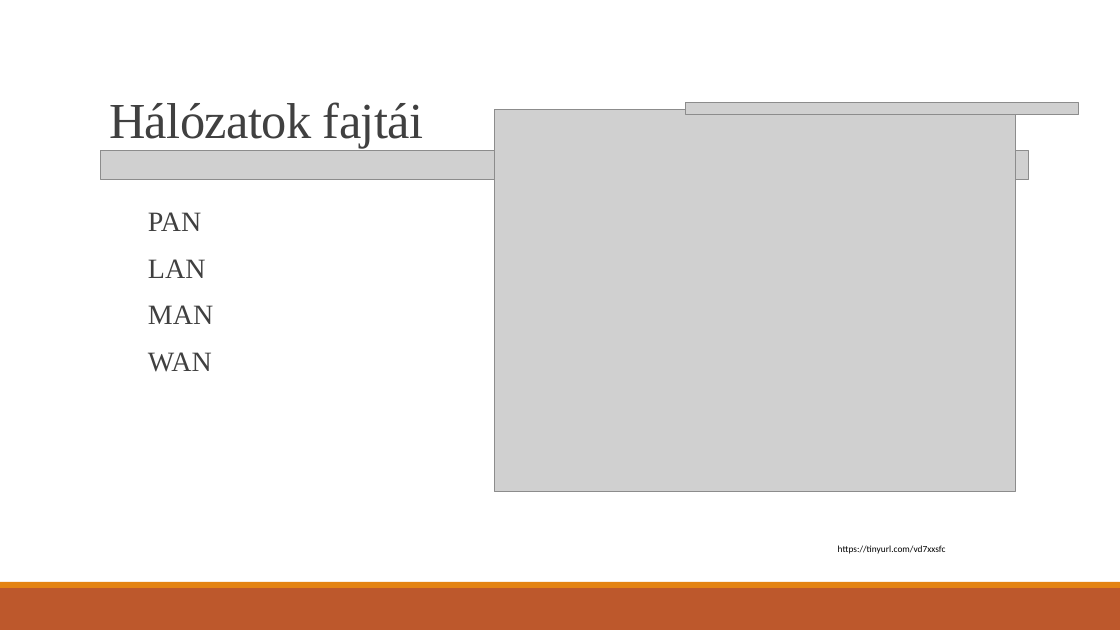
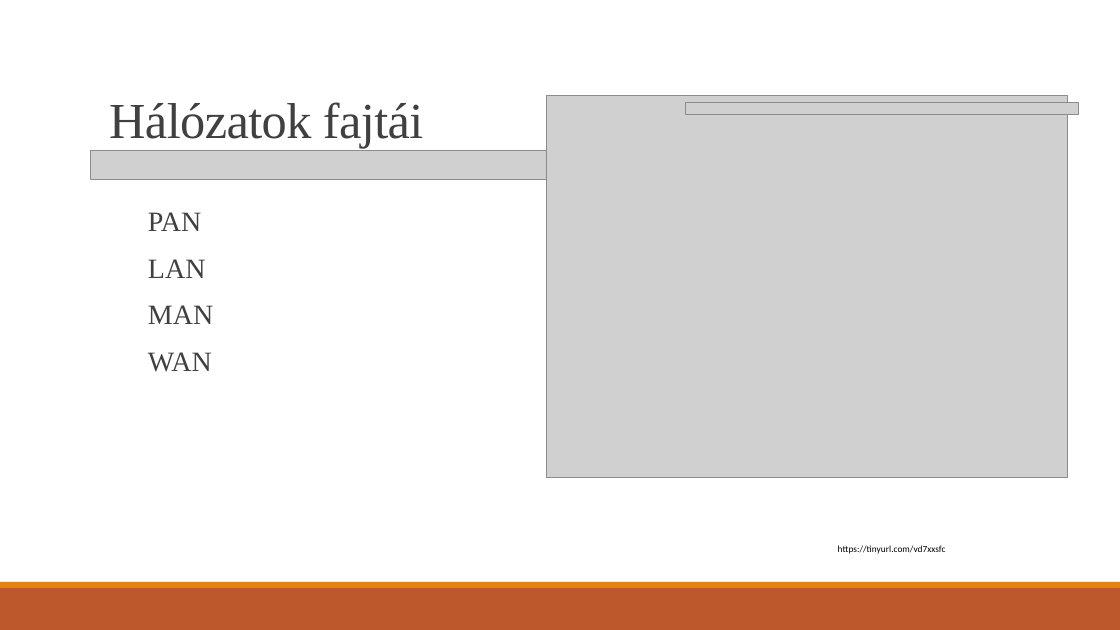
Before and after one commit to vargajanos/Paprika, a slide deck: slide 5 of Beadandó VJ.pptx. Drawn at 1120x630 pixels with LibreOffice and Linux fonts; fonts in the diff are those of the drawing; grey boxes stand for pictures. Boxes give left, top, right and bottom in pixels: in the first picture for what was removed or moved away, otherwise in the second. Text is boxed around its words. In the diff, an @@ line names an element or a change of style, - is before the commit and + after.

```diff
--- a/Beadandó VJ.pptx
+++ b/Beadandó VJ.pptx
@@ picture: place and size @@
-picture at [495, 110, 1016, 492]
+picture at [547, 95, 1068, 477]
@@ picture: place and size @@
-picture at [101, 150, 1029, 179]
+picture at [91, 150, 1019, 179]
@@ line added from (110, 160) to (1026, 160), #808080 0.5 pt @@
```
Also in this commit, not shown: 4 other slides changed, 2 slides added.
